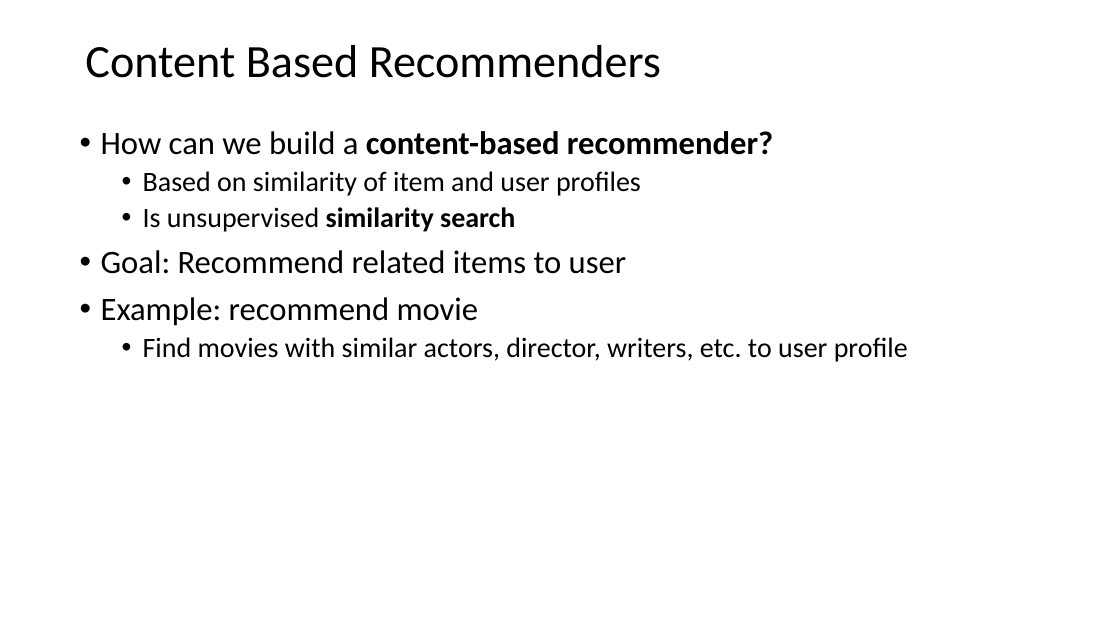
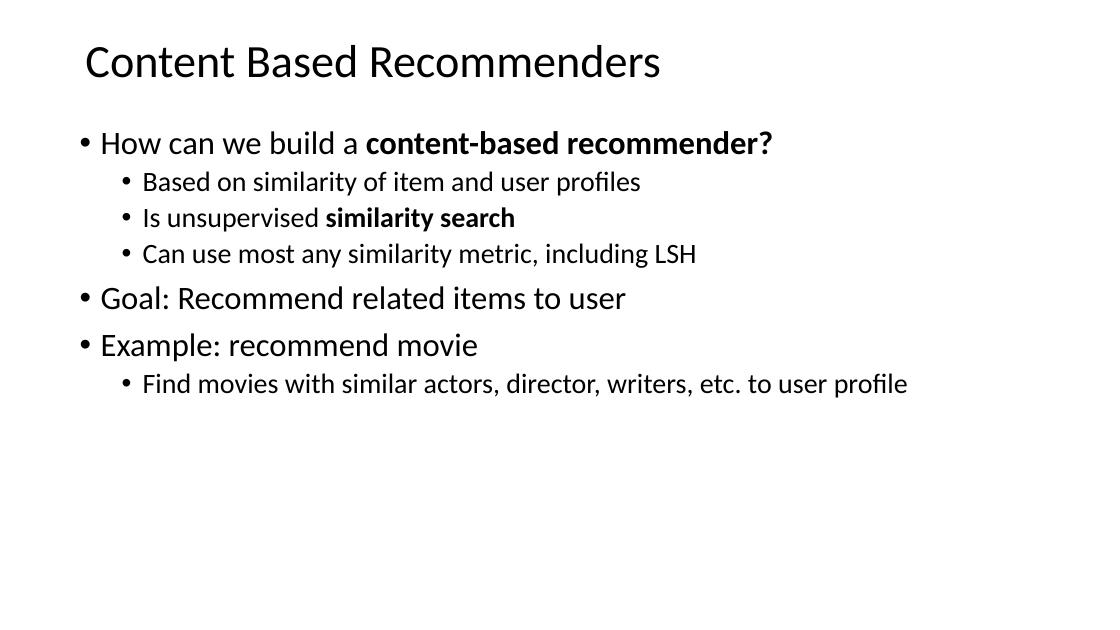
Before and after one commit to StephenElston/CSCI-E-108, a slide deck: slide 24 of slides/7_RecommenderSystems.pptx (slide 23 before the commit). Drawn at 1120x630 pixels with LibreOffice and Linux fonts; fonts in the diff are those of the drawing. Boxes give left, top, right and bottom in pixels: in the first picture for what was removed or moved away, otherwise in the second. Text is boxed around its words. In the diff, an @@ line names an element or a change of style, - is before the commit and + after.

```diff
--- a/slides/7_RecommenderSystems.pptx
+++ b/slides/7_RecommenderSystems.pptx
@@ text at [143,243,697,268]: paragraph added @@
+  • Can use most any similarity metric, including LSH
```
Also in this commit, not shown: 9 other slides changed, 1 slide added.
